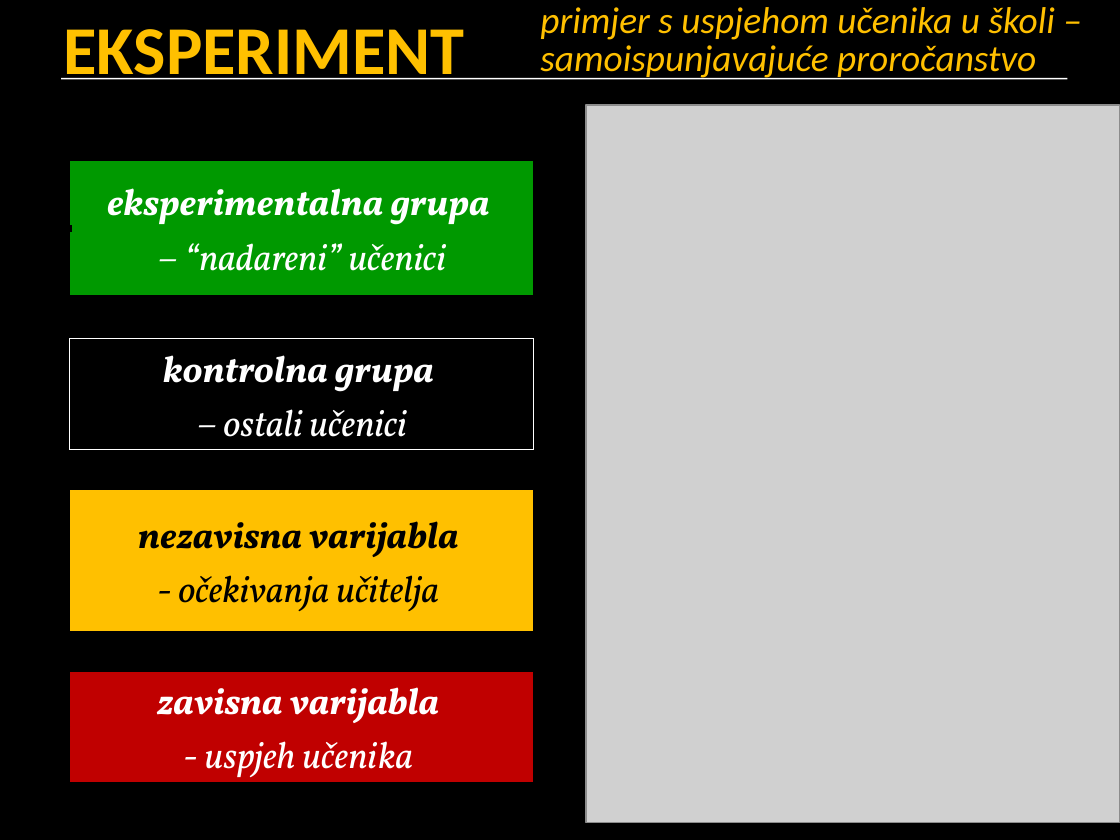
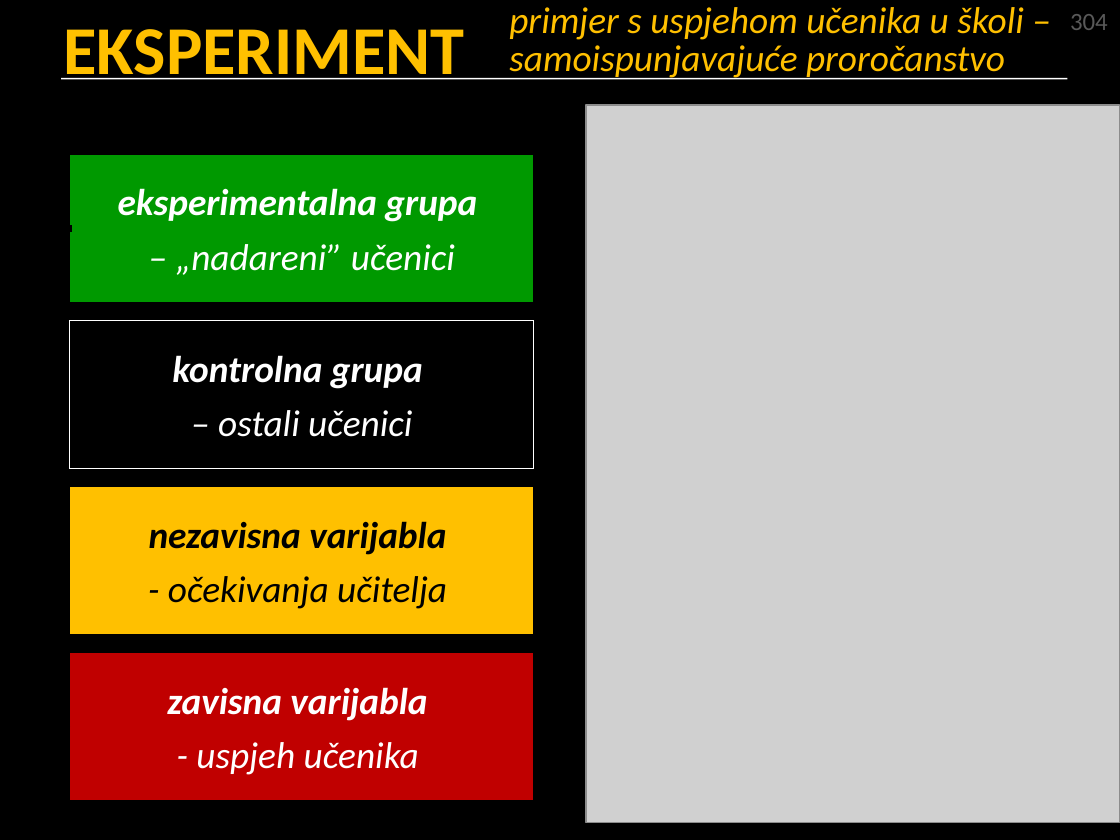
Before and after one commit to srednja-skola/sociologija, a slide deck: slide 46 of data/pptx/002_metode_istrazivanja.pptx (slide 30 before the commit). Drawn at 1120x840 pixels with LibreOffice and Linux fonts; fonts in the diff are those of the drawing; grey boxes stand for pictures. Boxes give left, top, right and bottom in pixels: in the first picture for what was removed or moved away, otherwise in the second. Text is boxed around its words. In the diff, an @@ line names an element or a change of style, - is before the commit and + after.

```diff
--- a/data/pptx/002_metode_istrazivanja.pptx
+++ b/data/pptx/002_metode_istrazivanja.pptx
@@ title "primjer s uspjehom učenika u ...": place and size @@
-title "primjer s uspjehom učenika u ..." at (540,7,1055,80)
+title "primjer s uspjehom učenika u ..." at (509,7,1023,80)
@@ text added at (1070,14,1108,30), 16 pt, text #595959 @@
+304
@@ rectangle "eksperimentalna grupa": place and size @@
-rectangle "eksperimentalna grupa" at (69,161,533,296)
+rectangle "eksperimentalna grupa" at (69,155,533,302)
@@ text in rectangle at (118,188,477,222): font Vollkorn to Calibri in "eksperimentalna grupa" @@
@@ text in rectangle at (176,244,455,275): text changed; font Vollkorn to Calibri @@
-– “nadareni” učenici
+– „nadareni” učenici
@@ rectangle "kontrolna grupa": place and size @@
-rectangle "kontrolna grupa" at (69,338,533,449)
+rectangle "kontrolna grupa" at (69,320,533,468)
@@ rectangle "nezavisna varijabla": place and size @@
-rectangle "nezavisna varijabla" at (69,491,533,632)
+rectangle "nezavisna varijabla" at (69,486,533,634)
@@ font Vollkorn to Calibri in 3 elements at (69,486,533,634), (69,320,533,468), (69,653,533,801) @@
@@ rectangle "zavisna varijabla": place and size @@
-rectangle "zavisna varijabla" at (69,671,533,782)
+rectangle "zavisna varijabla" at (69,653,533,801)
```
Also in this commit, not shown: 36 other slides changed, 8 slides added.
